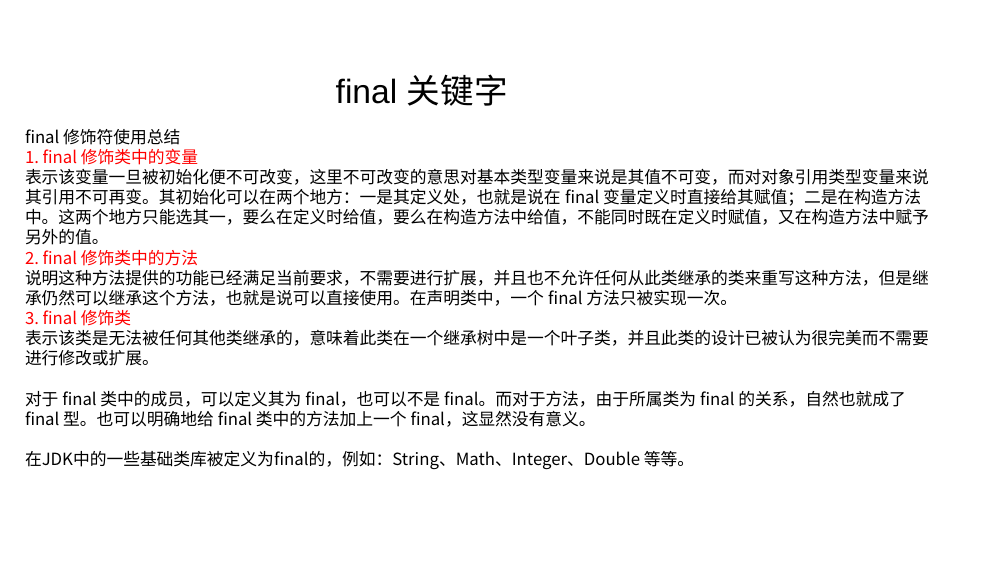
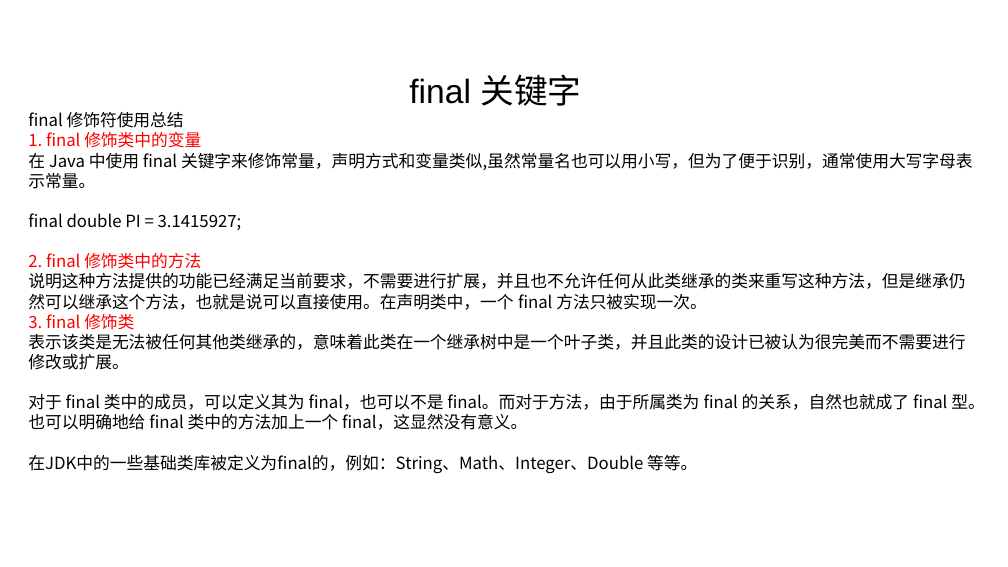
Before and after one commit to linkknown/PPT, a slide deck: slide 26 of 基础PPT/第2章：Java面向对象.pptx. Drawn at 1008x567 pixels with LibreOffice and Linux fonts; fonts in the diff are those of the drawing; background and template pictures are left out. Boxes give left, top, right and bottom in pixels: in the first picture for what was removed or moved away, otherwise in the second. Text is boxed around its words. In the diff, an @@ line names an element or a change of style, - is before the commit and + after.

```diff
--- a/基础PPT/第2章：Java面向对象.pptx
+++ b/基础PPT/第2章：Java面向对象.pptx
@@ text "final 关键字": place and size @@
-text "final 关键字" at [336, 74, 508, 106]
+text "final 关键字" at [409, 74, 582, 106]
@@ text "final 关键字" at [409, 74, 582, 106]: alignment left to centre @@
@@ text "final 修饰符使用总结": place and size @@
-text "final 修饰符使用总结" at [25, 129, 929, 470]
+text "final 修饰符使用总结" at [28, 112, 985, 474]
@@ text at [28, 153, 973, 230]: text changed @@
-表示该变量一旦被初始化便不可改变，这里不可改变的意思对基本类型变量来说是其值不可变，而对对象引用类型变量来说其引用不可再变。其初始化可以在两个地方：一是其定义处，也就是说在 final 变量定义时直接给其赋值；二是在构造方法中。这两个地方只能选其一，要么在定义时给值，要么在构造方法中给值，不能同时既在定义时赋值，又在构造方法中赋予另外的值。
+在 Java 中使用 final 关键字来修饰常量，声明方式和变量类似,虽然常量名也可以用小写，但为了便于识别，通常使用大写字母表示常量。
+final double PI = 3.1415927;
```
Also in this commit, not shown: 3 other files.
